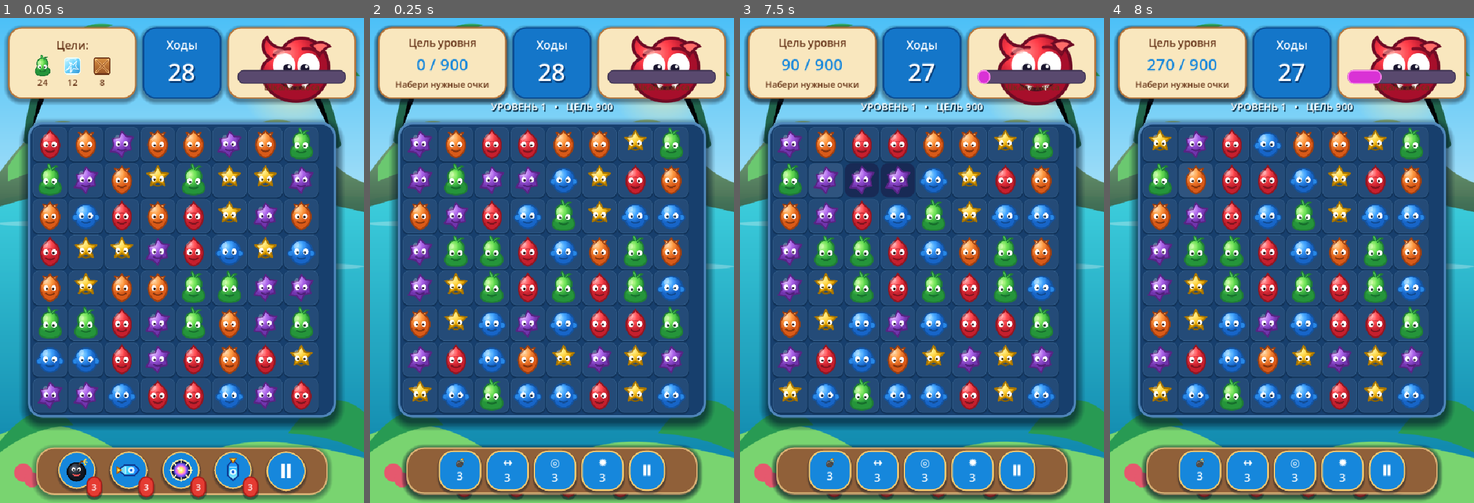
Above: before the commit, frames 1-4 (left to right).
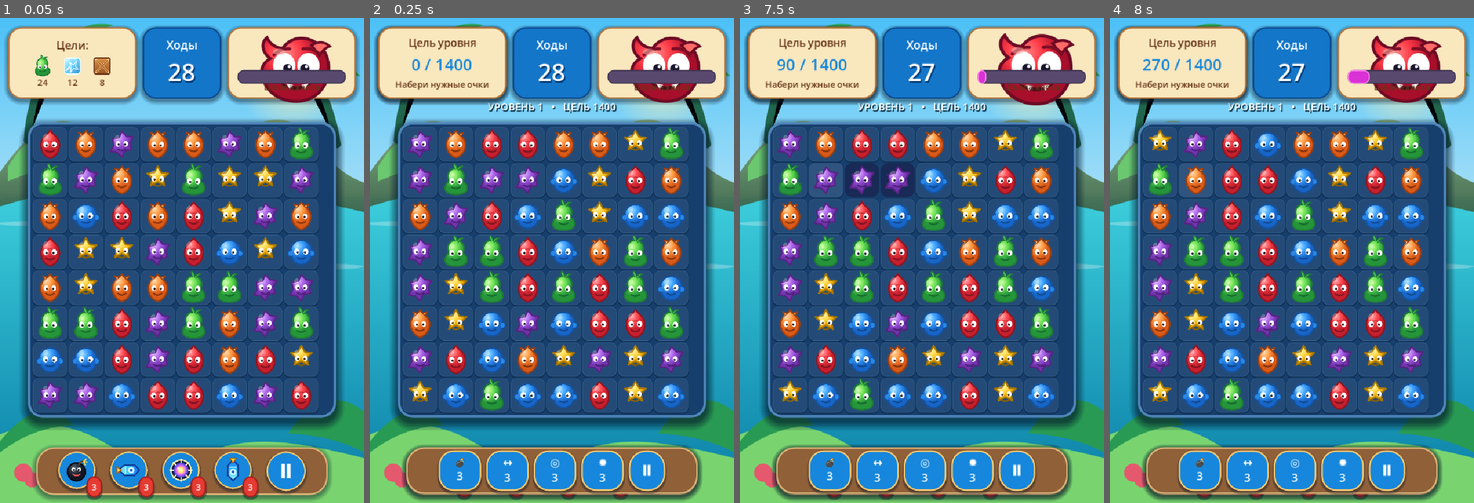
Above: after the commit, the same moments.

Repository: ksotik22/Mutant-Match
Game: Godot game, scene res://main.tscn
The game is run twice, just before and just after one commit, with the same random seed, the same clock (stepped at 60 frames per second) and the same inputs.
Inputs (mouse positions are in pixels of both pictures, inside the frame that each line leads up to):
- Up to frame 1 (0.05 s): no input
- Up to frame 2 (0.25 s): no input
- Up to frame 3 (7.5 s): click (790, 144) at 0.52 s; click (827, 144) at 1.27 s; click (860, 144) at 2.02 s; click (896, 144) at 2.77 s; click (932, 144) at 3.52 s; click (969, 144) at 4.27 s; click (1005, 144) at 5.02 s; click (1042, 144) at 5.77 s; click (790, 178) at 6.52 s; click (827, 178) at 7.27 s
- Up to frame 4 (8 s): no input

Frame 1 is identical in both runs. In frame 2, 0.7% of the frame differs, in the area x 11-68%, y 8-20%; in frame 3, 0.8%; in frame 4, 0.9%, in the area x 9-75%, y 8-20%.

Commit message:
Increase level difficulty

Diff:
--- a/scripts/levels.gd
+++ b/scripts/levels.gd
@@ -1,16 +1,16 @@
 extends Node
 
 const LEVELS := [
-	{"moves": 28, "target": 900},
-	{"moves": 28, "target": 1100},
-	{"moves": 27, "target": 1300},
-	{"moves": 27, "target": 1500},
-	{"moves": 26, "target": 1700},
-	{"moves": 26, "target": 1900},
-	{"moves": 25, "target": 2100},
-	{"moves": 25, "target": 2250},
-	{"moves": 24, "target": 2400},
-	{"moves": 23, "target": 2550}
+	{"moves": 28, "target": 1400},
+	{"moves": 28, "target": 1700},
+	{"moves": 27, "target": 2000},
+	{"moves": 27, "target": 2300},
+	{"moves": 26, "target": 2700},
+	{"moves": 26, "target": 3100},
+	{"moves": 25, "target": 3500},
+	{"moves": 25, "target": 3900},
+	{"moves": 24, "target": 4400},
+	{"moves": 23, "target": 5000}
 ]
 
 var game: Control
